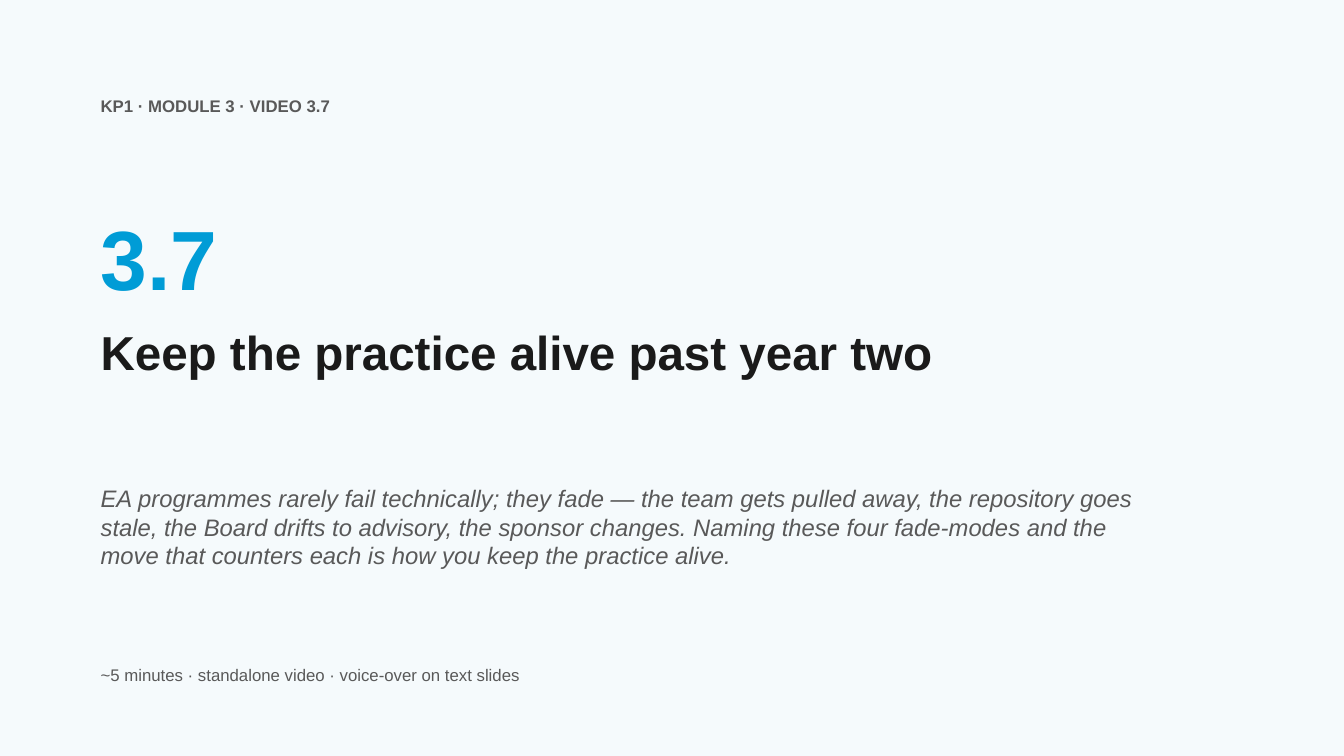
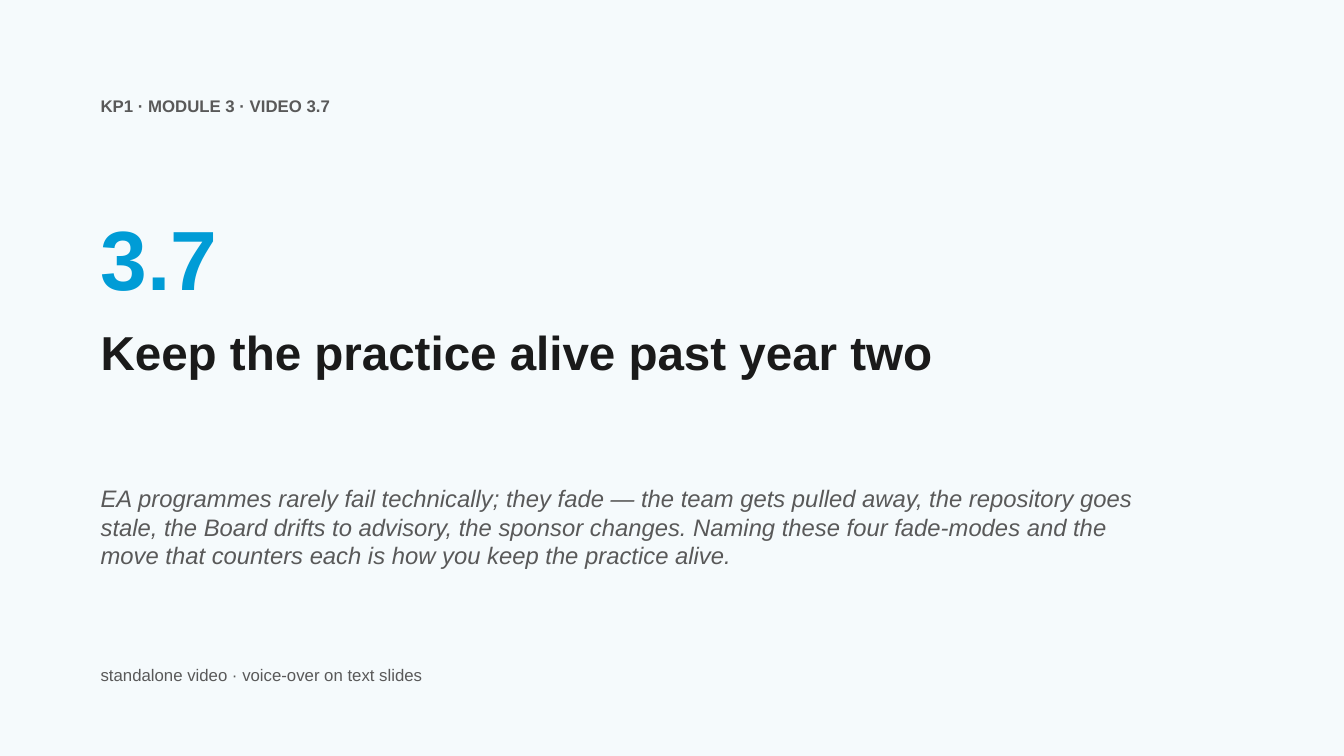
Before and after one commit to aarelaponin/geatdm-framework, a slide deck: slide 54 of 10-Knowledge-Products/KP1-GEA/videos/module_3/en/decks/KP1_M3_Deck_v0.2.pptx. Drawn at 1344x756 pixels with LibreOffice and Linux fonts; fonts in the diff are those of the drawing. Boxes give left, top, right and bottom in pixels: in the first picture for what was removed or moved away, otherwise in the second. Text is boxed around its words. In the diff, an @@ line names an element or a change of style, - is before the commit and + after.

```diff
--- a/10-Knowledge-Products/KP1-GEA/videos/module_3/en/decks/KP1_M3_Deck_v0.2.pptx
+++ b/10-Knowledge-Products/KP1-GEA/videos/module_3/en/decks/KP1_M3_Deck_v0.2.pptx
@@ text at [101, 669, 422, 681]: text changed @@
-~5 minutes · standalone video · voice-over on text slides
+standalone video · voice-over on text slides
```
Also in this commit, not shown: 6 other slides changed, 39 other files.
